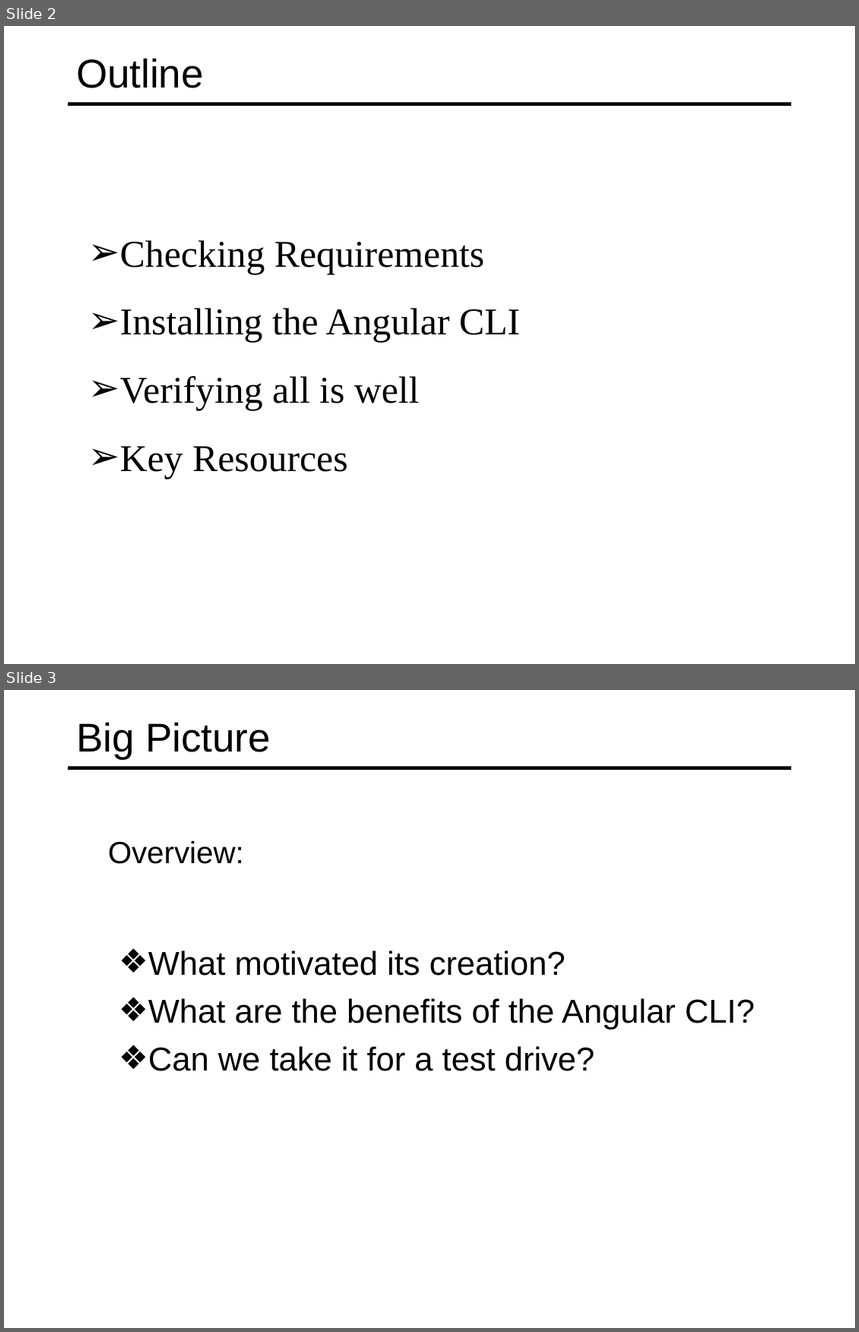
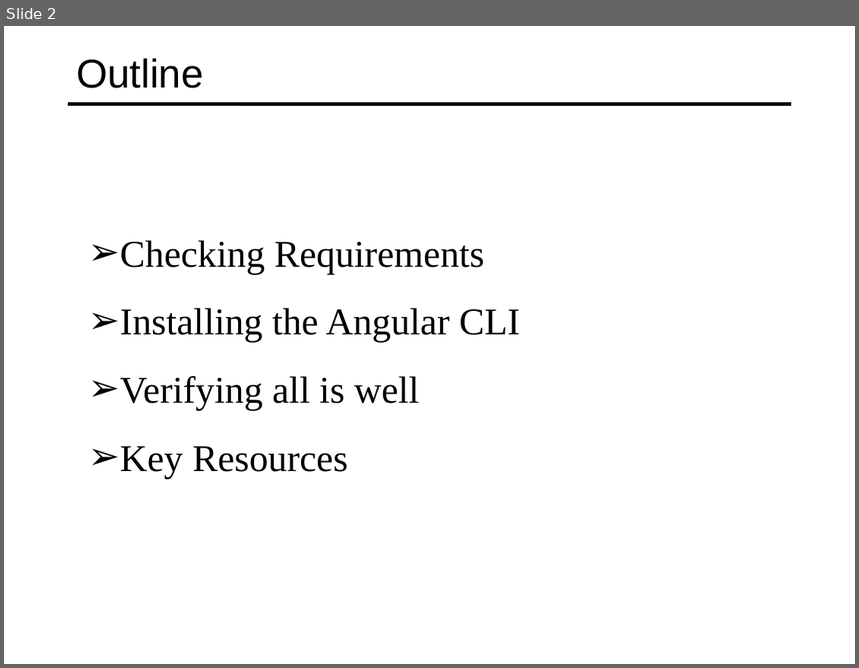
Before and after one commit to specter01wj/Jago_Link_Training, a slide deck: Angular/Angular7/Angular CLI/2.Angular CLI Setup and Verification/L2_Angular CLI Setup and Verification.ppt. Shown one above the other, each under a label of ours: slides 2 and 3 before the commit, slide 2 after it. The pictures are 859x1332 and 859x668 pixels, drawn with LibreOffice and Linux fonts; fonts in the diff are those of the drawing. Boxes give left, top, right and bottom in pixels: in the first picture for what was removed or moved away, otherwise in the second. Text is boxed around its words. In the diff, an @@ line names an element or a change of style, - is before the commit and + after.

```diff
--- a/Angular/Angular7/Angular CLI/2.Angular CLI Setup and Verification/L2_Angular CLI Setup and Verification.ppt
+++ b/Angular/Angular7/Angular CLI/2.Angular CLI Setup and Verification/L2_Angular CLI Setup and Verification.ppt
@@ slide 3 removed at (4,690,855,1328), background #FFFFFF; not listed: 1 template element that a slide beside it also shows @@
@@ title removed at (76,722,270,760) @@
-Big Picture
@@ text removed at (108,840,244,864) @@
-  Overview:
@@ text removed at (148,951,755,1072) @@
-  ❖ What motivated its creation?
-  ❖ What are the benefits of the Angular CLI?
-  ❖ Can we take it for a test drive?
```
Also in this commit, not shown: 1 slide changed, 3 slides added, 5 other slides removed, 4 other files.
